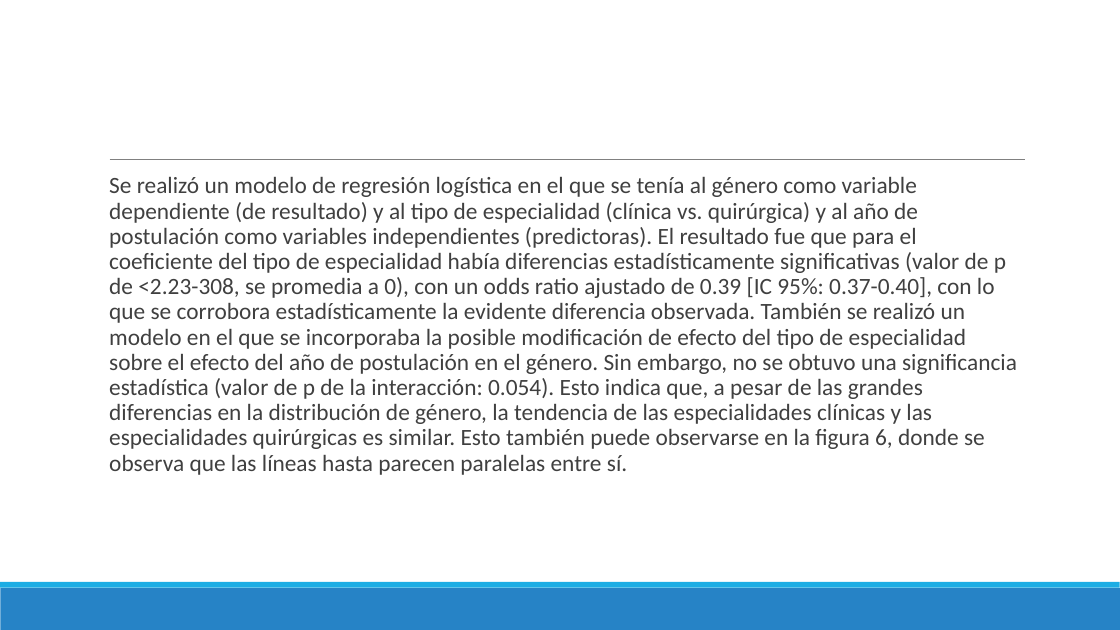
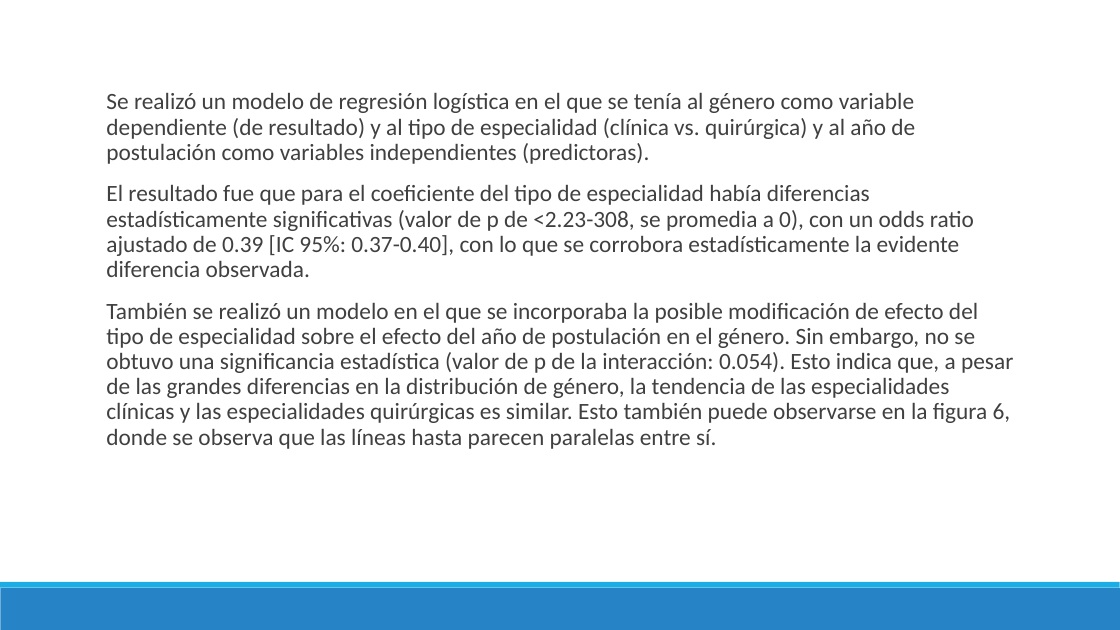
Before and after one commit to danimedi/tesis_genero_especialidades, a slide deck: slide 33 of doc/diapositivas_sustentacion_tesis.pptx (slide 32 before the commit). Drawn at 1120x630 pixels with LibreOffice and Linux fonts; fonts in the diff are those of the drawing. Boxes give left, top, right and bottom in pixels: in the first picture for what was removed or moved away, otherwise in the second. Text is boxed around its words. In the diff, an @@ line names an element or a change of style, - is before the commit and + after.

```diff
--- a/doc/diapositivas_sustentacion_tesis.pptx
+++ b/doc/diapositivas_sustentacion_tesis.pptx
@@ text at (106,93,1013,449): text changed @@
-  Se realizó un modelo de regresión logística en el que se tenía al género como variable dependiente (de resultado) y al tipo de especialidad (clínica vs. quirúrgica) y al año de postulación como variables independientes (predictoras). El resultado fue que para el coeficiente del tipo de especialidad había diferencias estadísticamente significativas (valor de p de <2.23-308, se promedia a 0), con un odds ratio ajustado de 0.39 [IC 95%: 0.37-0.40], con lo que se corrobora estadísticamente la evidente diferencia observada. También se realizó un modelo en el que se incorporaba la posible modificación de efecto del tipo de especialidad sobre el efecto del año de postulación en el género. Sin embargo, no se obtuvo una significancia estadística (valor de p de la interacción: 0.054). Esto indica que, a pesar de las grandes diferencias en la distribución de género, la tendencia de las especialidades clínicas y las especialidades quirúrgicas es similar. Esto también puede observarse en la figura 6, donde se observa que las líneas hasta parecen paralelas entre sí.
+  Se realizó un modelo de regresión logística en el que se tenía al género como variable dependiente (de resultado) y al tipo de especialidad (clínica vs. quirúrgica) y al año de postulación como variables independientes (predictoras).
+  El resultado fue que para el coeficiente del tipo de especialidad había diferencias estadísticamente significativas (valor de p de <2.23-308, se promedia a 0), con un odds ratio ajustado de 0.39 [IC 95%: 0.37-0.40], con lo que se corrobora estadísticamente la evidente diferencia observada.
+  También se realizó un modelo en el que se incorporaba la posible modificación de efecto del tipo de especialidad sobre el efecto del año de postulación en el género. Sin embargo, no se obtuvo una significancia estadística (valor de p de la interacción: 0.054). Esto indica que, a pesar de las grandes diferencias en la distribución de género, la tendencia de las especialidades clínicas y las especialidades quirúrgicas es similar. Esto también puede observarse en la figura 6, donde se observa que las líneas hasta parecen paralelas entre sí.
@@ line removed from (110, 160) to (1026, 160) @@
```
Also in this commit, not shown: 20 other slides changed, 7 slides added, 4 slides removed, 1 other file.
